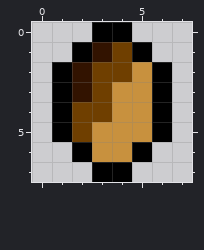
A pixel-art file gets an edit: assets/Aseprite/coin.aseprite. Above is the file before it was changed.
8x8 pixels, 1 frame.
The same view after the edit:
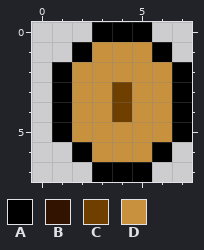
Palette (. is transparent): A #000000  B #321300  C #6f3f00  D #c8913e
Changes in this commit:
Colour A is added in row 0 at x 5; in row 1 at x 6; in rows 2 to 5 at x 7; in row 6 at x 6; in row 7 at x 5.
Colour C replaces colour D in rows 3 to 4 at x 4.
Colour D replaces colour A in row 1 at x 5; in rows 2 to 5 at x 6; in row 6 at x 5.
Colour D replaces colour B in row 1 at x 3; in rows 2 to 3 at x 2.
Colour D replaces colour C in row 1 at x 4; in row 2 at x 3 to 4; in row 3 at x 3; in row 4 at x 2 to 3; in row 5 at x 2.
Pixel boxes of the changes (left, top, right, bottom) in both pictures:
changed: (72, 22, 192, 182)
